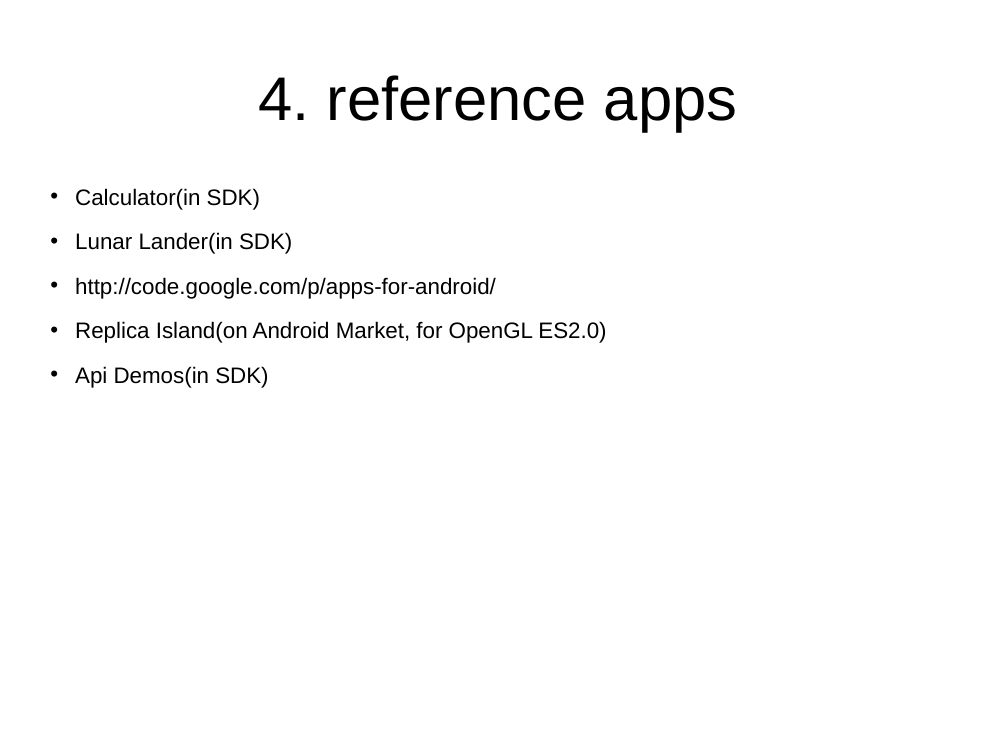
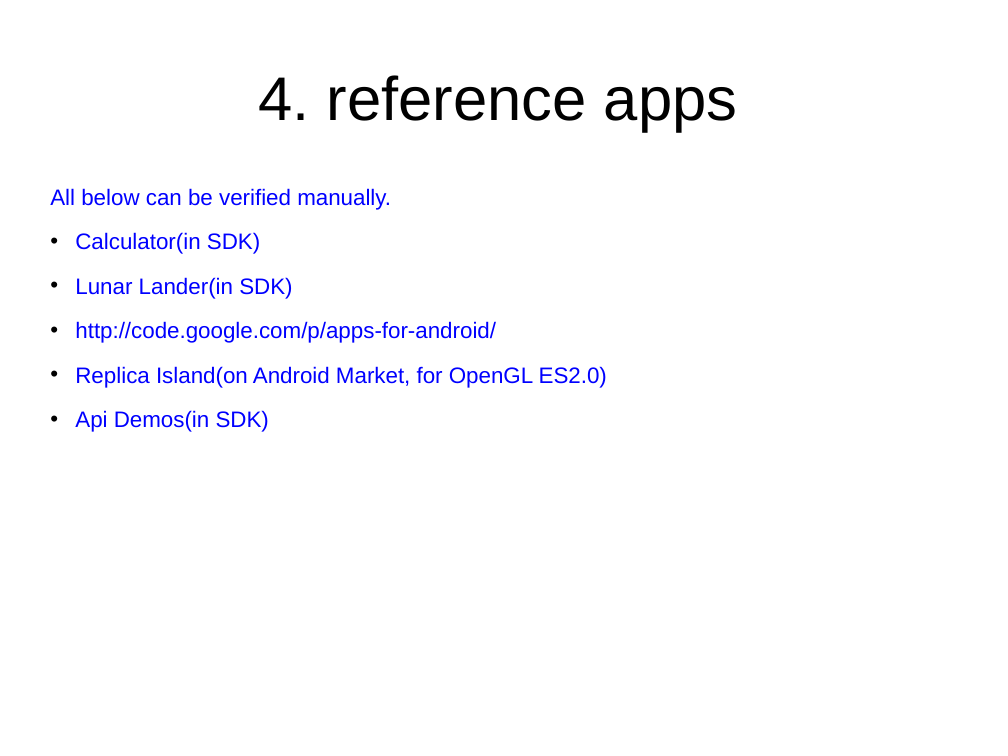
Before and after one commit to widerules/system-information, a slide deck: slide 18 of cts/CDD-digest.ppt. Drawn at 1008x756 pixels with LibreOffice and Linux fonts; fonts in the diff are those of the drawing; background and template pictures are left out. Boxes give left, top, right and bottom in pixels: in the first picture for what was removed or moved away, otherwise in the second. Text is boxed around its words. In the diff, an @@ line names an element or a change of style, - is before the commit and + after.

```diff
--- a/cts/CDD-digest.ppt
+++ b/cts/CDD-digest.ppt
@@ text at bbox=[50, 188, 391, 210]: paragraph added @@
+All below can be verified manually.
@@ text at bbox=[75, 232, 607, 432]: text colour #000000 to #0000FF in "Calculator(in SDK)", "Lunar Lander(in SDK)", "http://code.google.com/p/apps-for-android/", "Replica Island(on Android Market, for OpenGL ES2.0)" and 1 more places @@
```
Also in this commit, not shown: 22 other slides changed.
